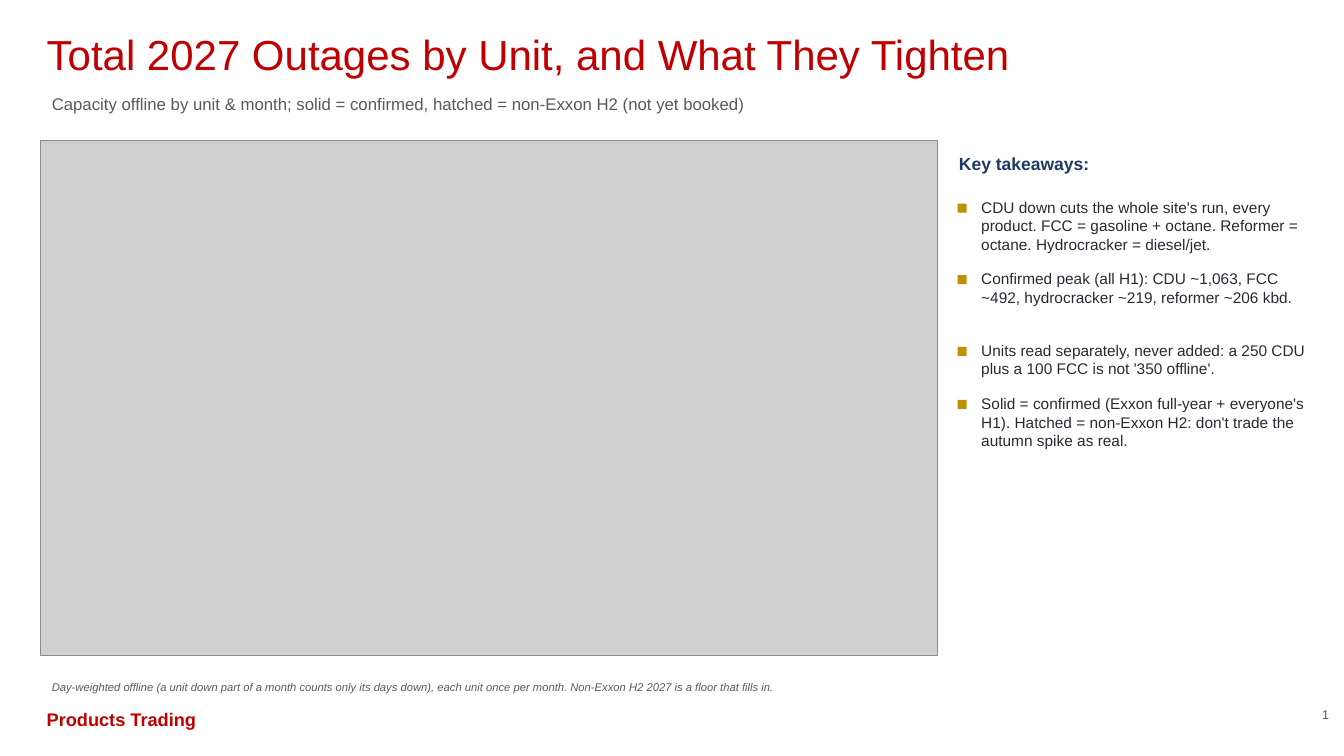
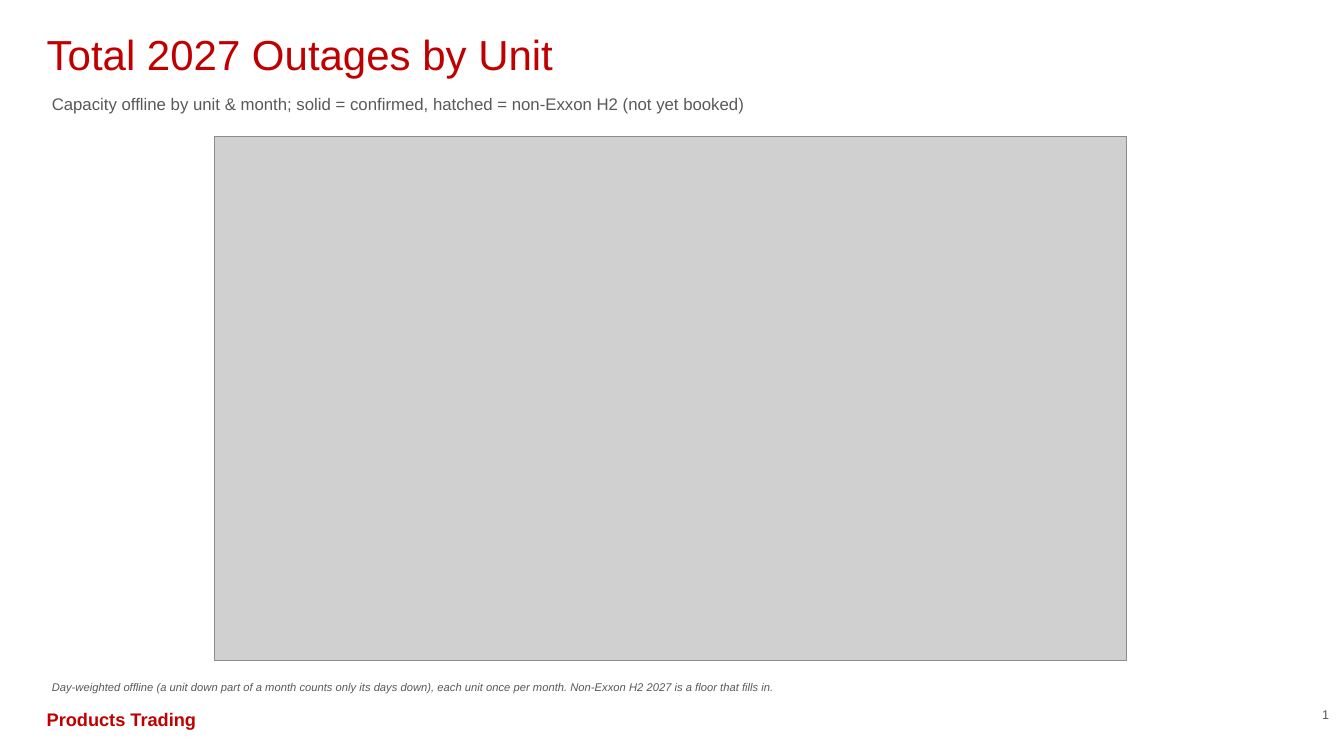
Before and after one commit to HoldenCole/Outages-script, a slide deck: slide 2 of output/outage_deck.pptx. Drawn at 1344x756 pixels with LibreOffice and Linux fonts; fonts in the diff are those of the drawing; grey boxes stand for pictures. Boxes give left, top, right and bottom in pixels: in the first picture for what was removed or moved away, otherwise in the second. Text is boxed around its words. In the diff, an @@ line names an element or a change of style, - is before the commit and + after.

```diff
--- a/output/outage_deck.pptx
+++ b/output/outage_deck.pptx
@@ text at bbox=[47, 39, 553, 78]: text changed @@
-Total 2027 Outages by Unit, and What They Tighten
+Total 2027 Outages by Unit
@@ picture: place and size @@
-picture at bbox=[40, 140, 938, 655]
+picture at bbox=[215, 136, 1127, 660]
@@ text removed at bbox=[959, 157, 1089, 174] @@
-Key takeaways:
@@ rectangle removed at bbox=[958, 204, 967, 213] @@
@@ text removed at bbox=[981, 202, 1284, 253] @@
-CDU down cuts the whole site's run, every product. FCC = gasoline + octane. Reformer = octane. Hydrocracker = diesel/jet.
@@ rectangle removed at bbox=[958, 275, 967, 284] @@
@@ text removed at bbox=[981, 273, 1292, 306] @@
-Confirmed peak (all H1): CDU ~1,063, FCC ~492, hydrocracker ~219, reformer ~206 kbd.
@@ rectangle removed at bbox=[958, 347, 967, 356] @@
@@ text removed at bbox=[981, 345, 1304, 377] @@
-Units read separately, never added: a 250 CDU plus a 100 FCC is not '350 offline'.
@@ rectangle removed at bbox=[958, 400, 967, 409] @@
@@ text removed at bbox=[981, 398, 1304, 449] @@
-Solid = confirmed (Exxon full-year + everyone's H1). Hatched = non-Exxon H2: don't trade the autumn spike as real.
```
Also in this commit, not shown: 5 other slides changed, 1 slide added, 1 slide removed, 7 other files.
